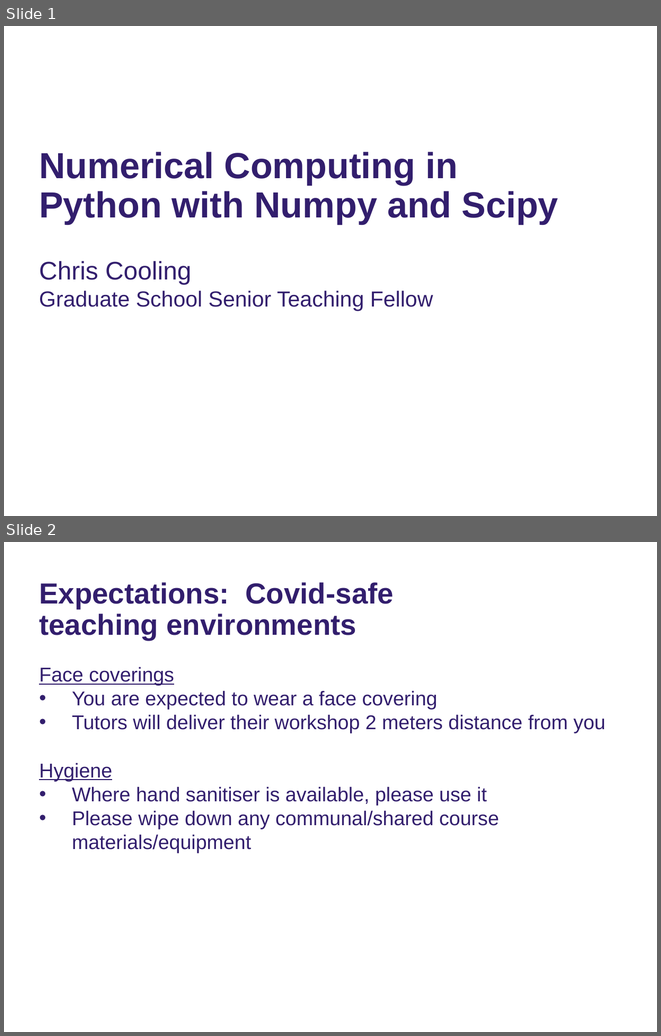
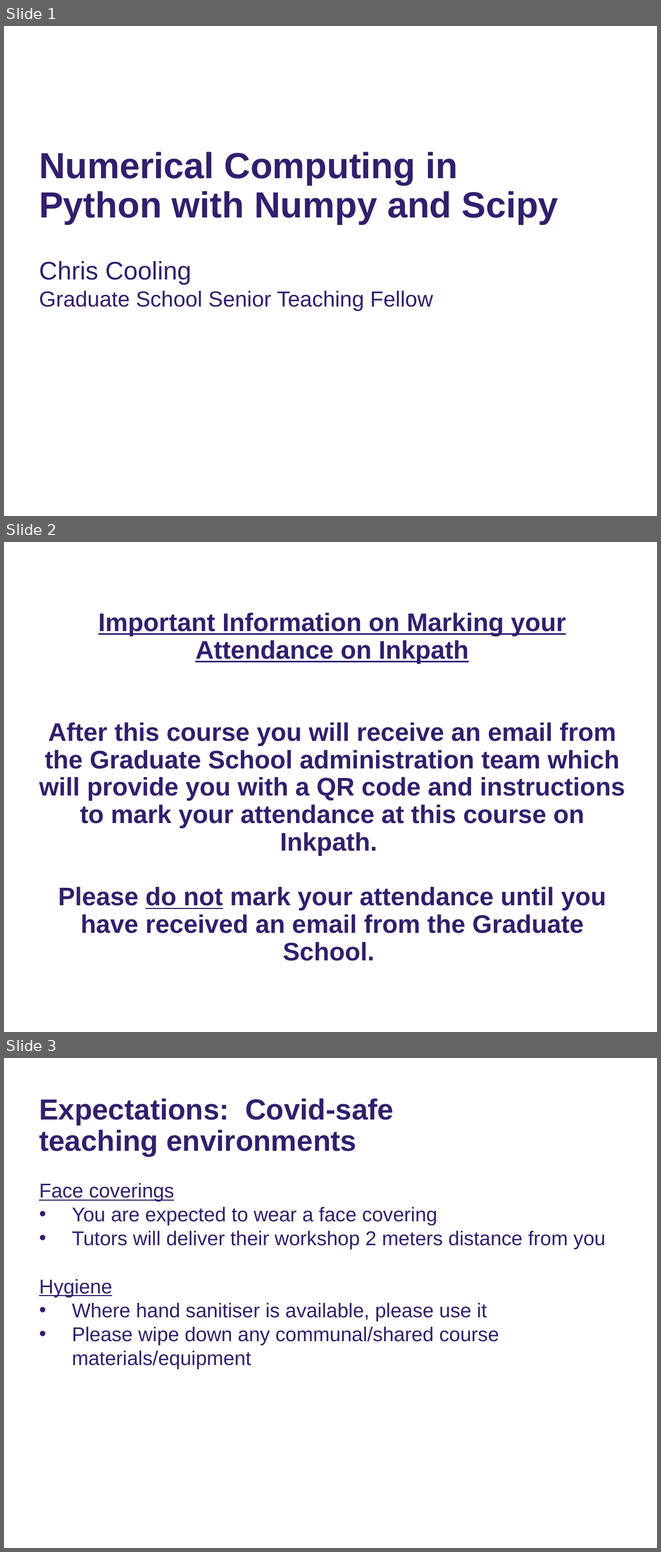
Before and after one commit to ImperialCollegeLondon/RCDS-numerical-computing-in-python-with-numpy-and-scipy, a slide deck: Numerical Computing Python Slides.pptx. Shown one above the other, each under a label of ours: slides 1 and 2 before the commit, slides 1, 2 and 3 after it. The pictures are 661x1036 and 661x1552 pixels, drawn with LibreOffice and Linux fonts; fonts in the diff are those of the drawing; background and template pictures are left out. Boxes give left, top, right and bottom in pixels: in the first picture for what was removed or moved away, otherwise in the second. Text is boxed around its words. In the diff, an @@ line names an element or a change of style, - is before the commit and + after.

Commit message:
Added Inkpath slide

```diff
--- a/Numerical Computing Python Slides.pptx
+++ b/Numerical Computing Python Slides.pptx
@@ slide 2 added at (4,542,657,1032), background #FFFFFF @@
@@ title added at (39,640,625,961), 28 pt, text #321E6D, bold @@
+Important Information on Marking your Attendance on Inkpath
+After this course you will receive an email from the Graduate School administration team which will provide you with a QR code and instructions to mark your attendance at this course on Inkpath.
+Please do not mark your attendance until you have received an email from the Graduate School.
@@ what was slide 2 is now slide 3 @@
```
